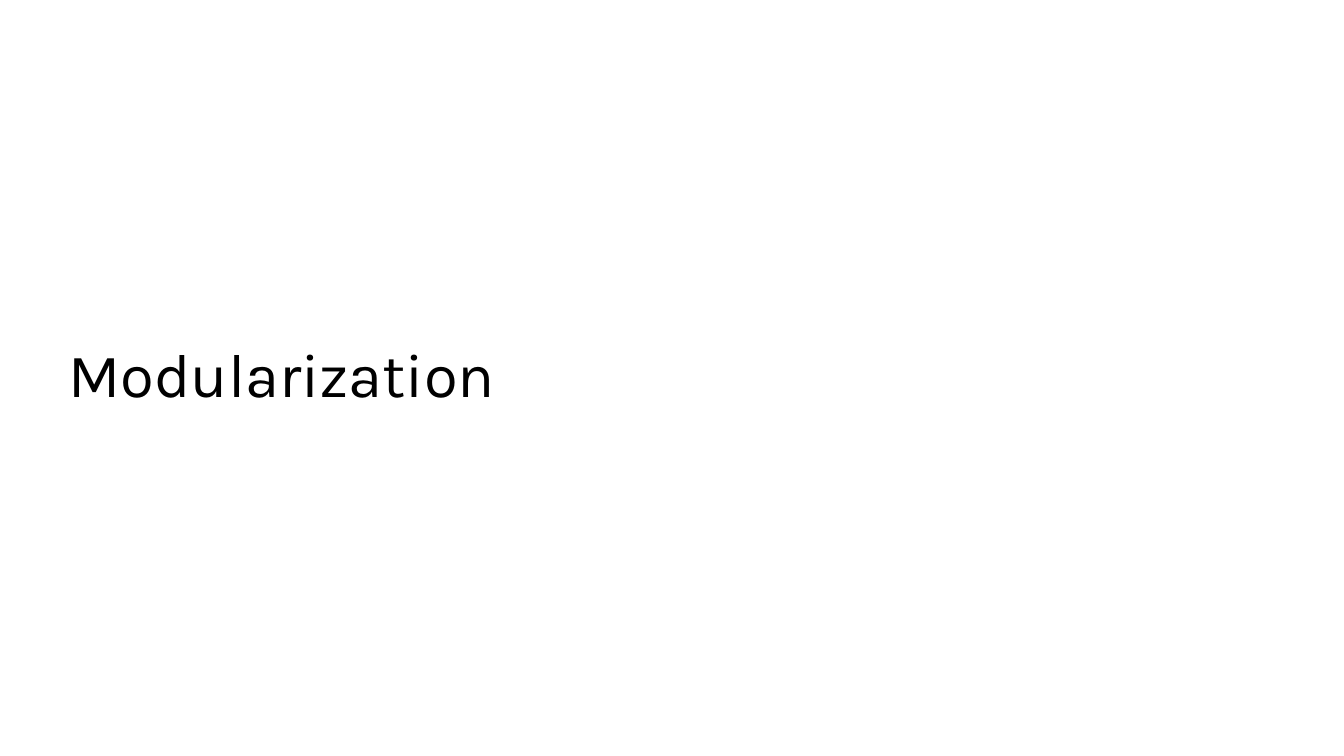
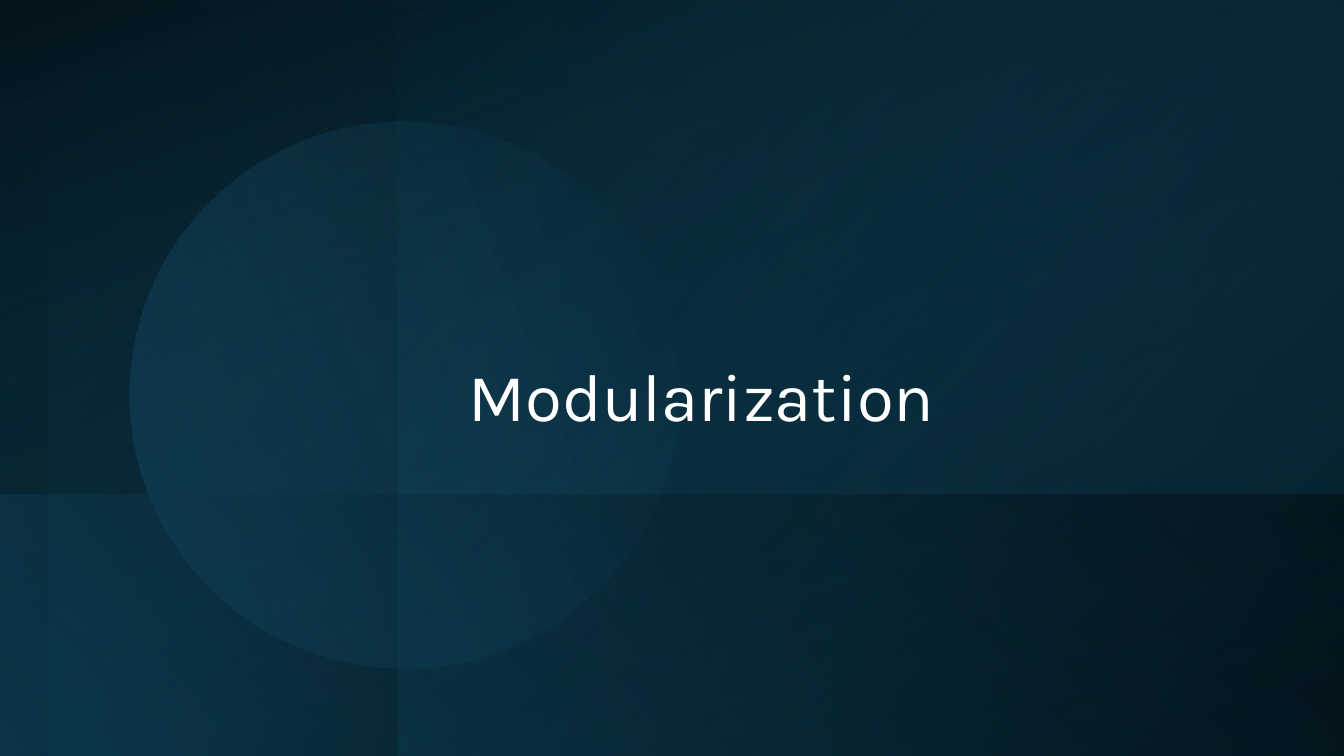
Before and after one commit to sebivenlo/esd-2024-terraform, a slide deck: slide 6 of Presentation/Terraform.pptx. Drawn at 1344x756 pixels with LibreOffice and Linux fonts; fonts in the diff are those of the drawing. Boxes give left, top, right and bottom in pixels: in the first picture for what was removed or moved away, otherwise in the second. Text is boxed around its words. In the diff, an @@ line names an element or a change of style, - is before the commit and + after.

```diff
--- a/Presentation/Terraform.pptx
+++ b/Presentation/Terraform.pptx
@@ rectangle added at bbox=[0, 0, 1344, 756], fill gradient #000000 to #104862 @@
@@ rectangle added at bbox=[0, 0, 397, 756], fill gradient #104862 to #000000 @@
@@ rectangle added at bbox=[0, 0, 1344, 756], fill gradient #104862 to #000000 @@
@@ rectangle added at bbox=[48, 0, 1344, 756], fill gradient #0B3041 to #156082 @@
@@ rectangle added at bbox=[398, 1, 1344, 756], fill gradient #104862 to #000000 @@
@@ ellipse added at bbox=[87, 78, 723, 712], fill gradient #156082 to #46B1E1 @@
@@ title "Modularization": place and size @@
-title "Modularization" at bbox=[68, 354, 495, 398]
+title "Modularization" at bbox=[469, 374, 934, 422]
@@ title "Modularization" at bbox=[469, 374, 934, 422]: size 44 to 48 pt, text colour #000000 to #FFFFFF; vertical alignment middle to bottom @@
@@ rectangle added at bbox=[0, 495, 1344, 756], fill gradient #104862 to #000000 @@
```
Also in this commit, not shown: 17 other slides changed, 2 slides added, 2 slides removed.
